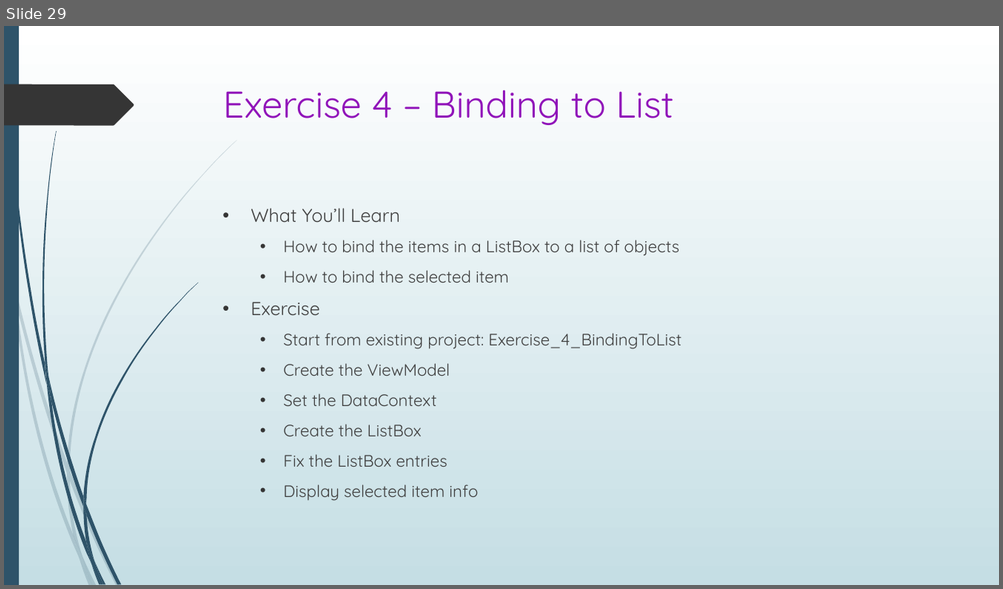
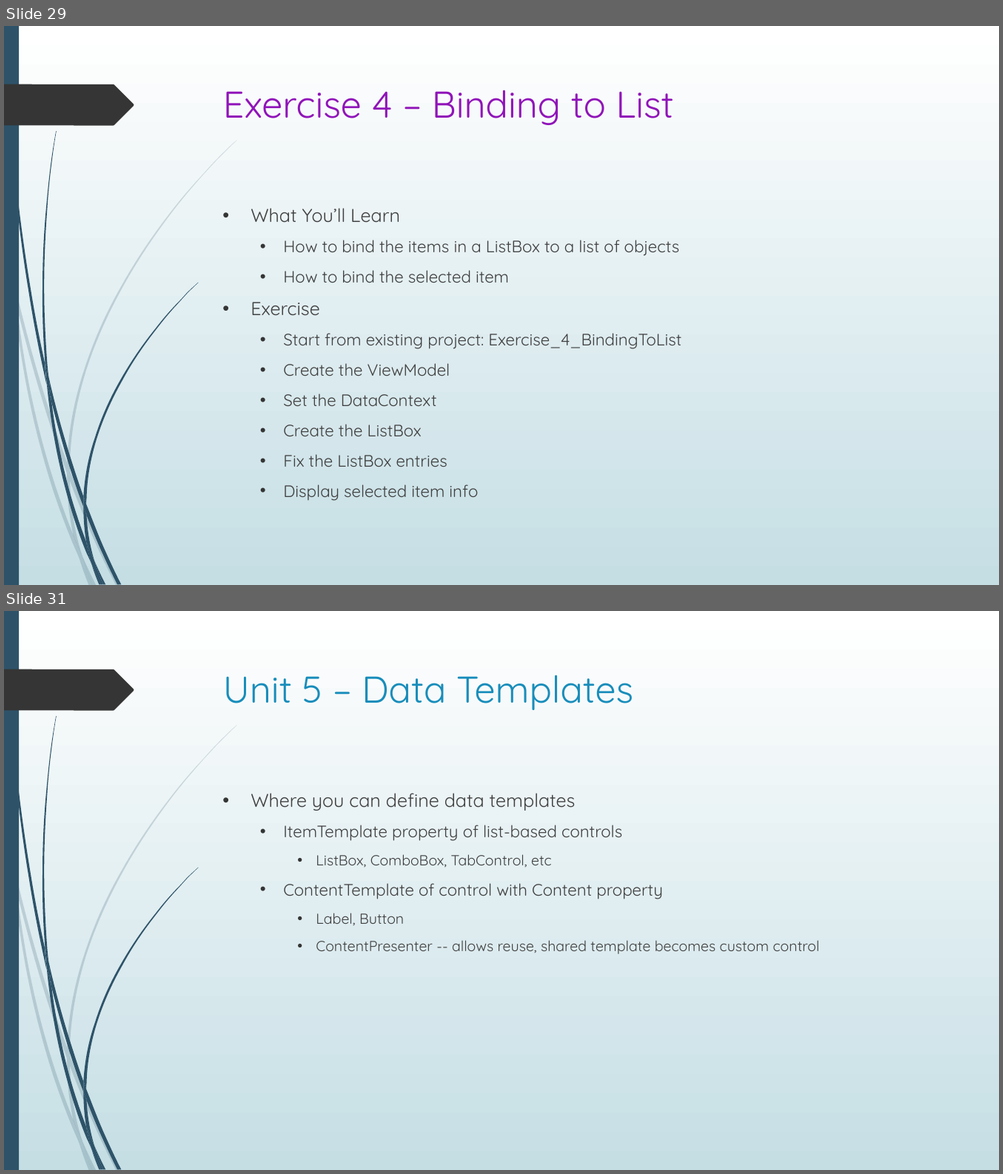
Before and after one commit to seanpsexton/wpf-workshop-solutions, a slide deck: WPF-Workshop-Sexton-Oct2023.pptx. Shown one above the other, each under a label of ours: slide 29 before the commit, slides 29 and 31 after it; the slides between them are not shown. The pictures are 1003x589 and 1003x1174 pixels, drawn with LibreOffice and Linux fonts; fonts in the diff are those of the drawing. Boxes give left, top, right and bottom in pixels: in the first picture for what was removed or moved away, otherwise in the second. Text is boxed around its words. In the diff, an @@ line names an element or a change of style, - is before the commit and + after.

Commit message:
Add unit 6 content

```diff
--- a/WPF-Workshop-Sexton-Oct2023.pptx
+++ b/WPF-Workshop-Sexton-Oct2023.pptx
@@ slide 31 added at (4, 611, 999, 1170), background gradient #FFFFFF to #C5DEE5; not listed: 24 template elements that a slide beside it also shows @@
@@ title added at (223, 675, 633, 710), 36 pt, text #178DBB @@
+Unit 5 – Data Templates
@@ text added at (250, 793, 819, 954), 14 pt, text #404040 @@
+• Where you can define data templates
+  • ItemTemplate property of list-based controls
+    • ListBox, ComboBox, TabControl, etc
+  • ContentTemplate of control with Content property
+    • Label, Button
+    • ContentPresenter -- allows reuse, shared template becomes custom control
```
Also in this commit, not shown: 5 other slides added, 1 other file.
